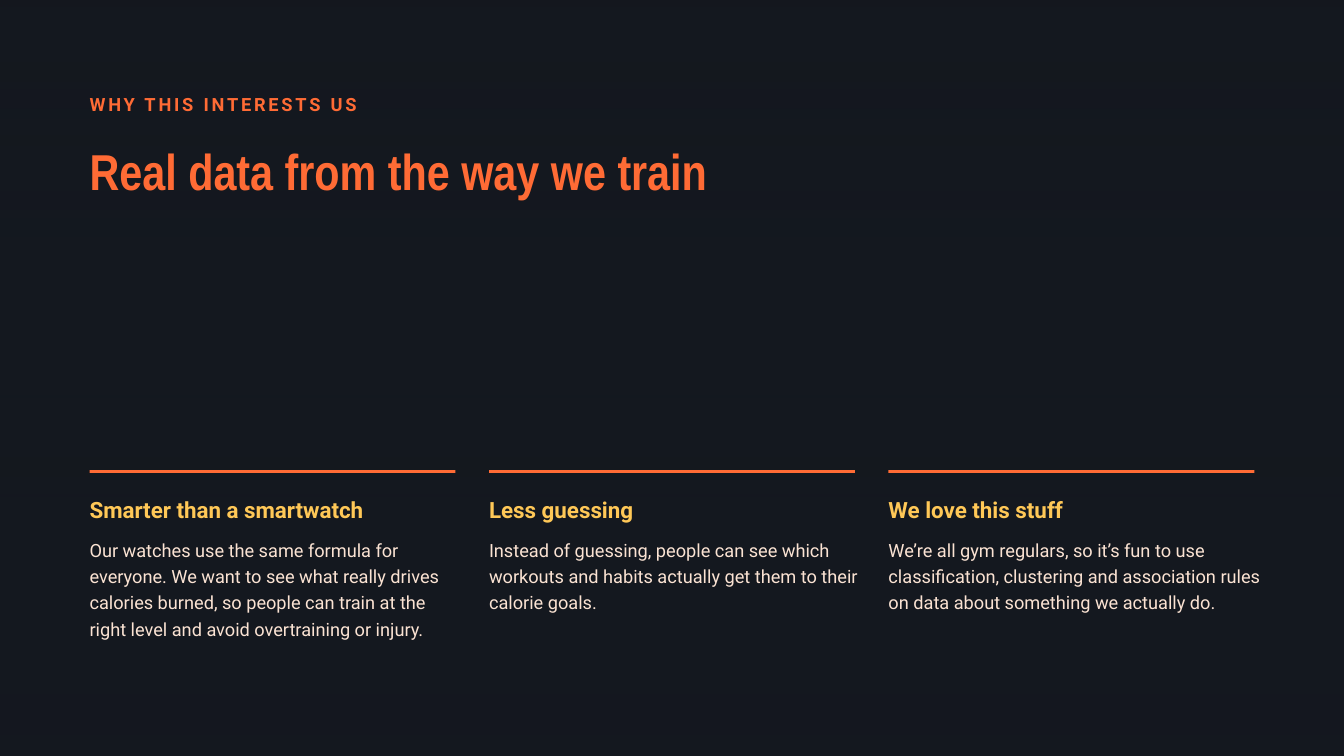
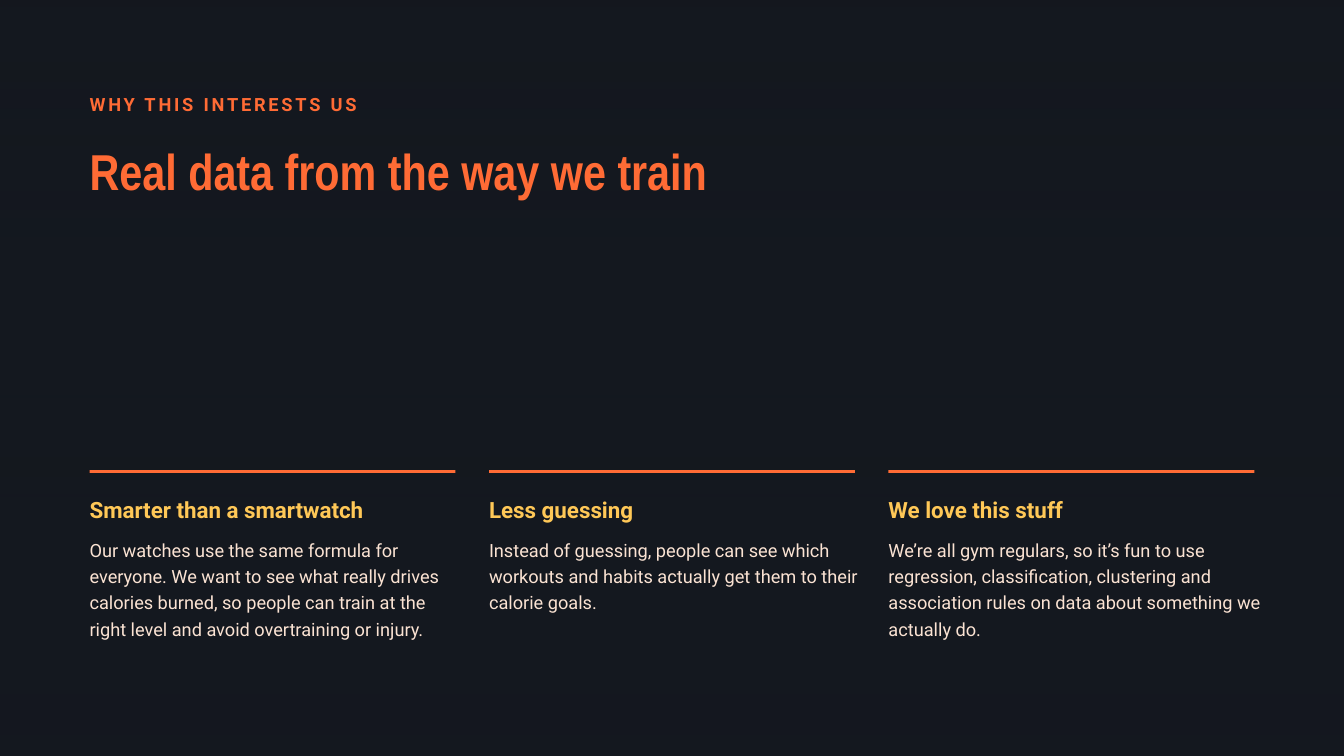
Before and after one commit to salioudunn11/Fitness_Prediction, a slide deck: slide 7 of Proposal/Workout (Fitness) Proposal.pptx. Drawn at 1344x756 pixels with LibreOffice and Linux fonts; fonts in the diff are those of the drawing; background and template pictures are left out. Boxes give left, top, right and bottom in pixels: in the first picture for what was removed or moved away, otherwise in the second. Text is boxed around its words. In the diff, an @@ line names an element or a change of style, - is before the commit and + after.

```diff
--- a/Proposal/Workout (Fitness) Proposal.pptx
+++ b/Proposal/Workout (Fitness) Proposal.pptx
@@ text at [888, 543, 1260, 640]: text changed @@
-We’re all gym regulars, so it’s fun to use classification, clustering and association rules on data about something we actually do.
+We’re all gym regulars, so it’s fun to use regression, classification, clustering and association rules on data about something we actually do.
```
Also in this commit, not shown: 3 other slides changed.
